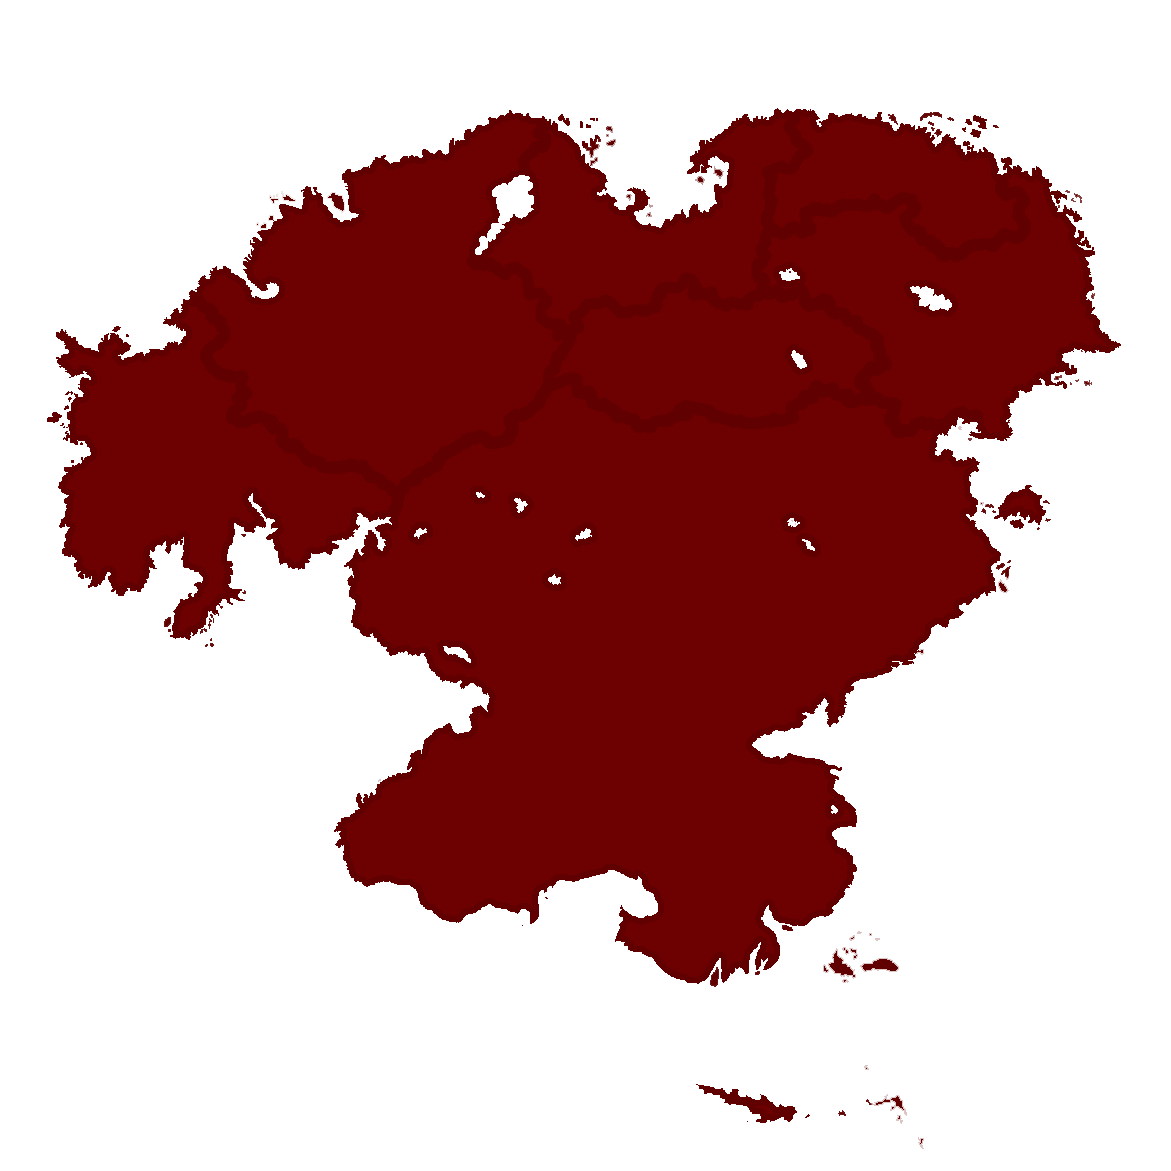
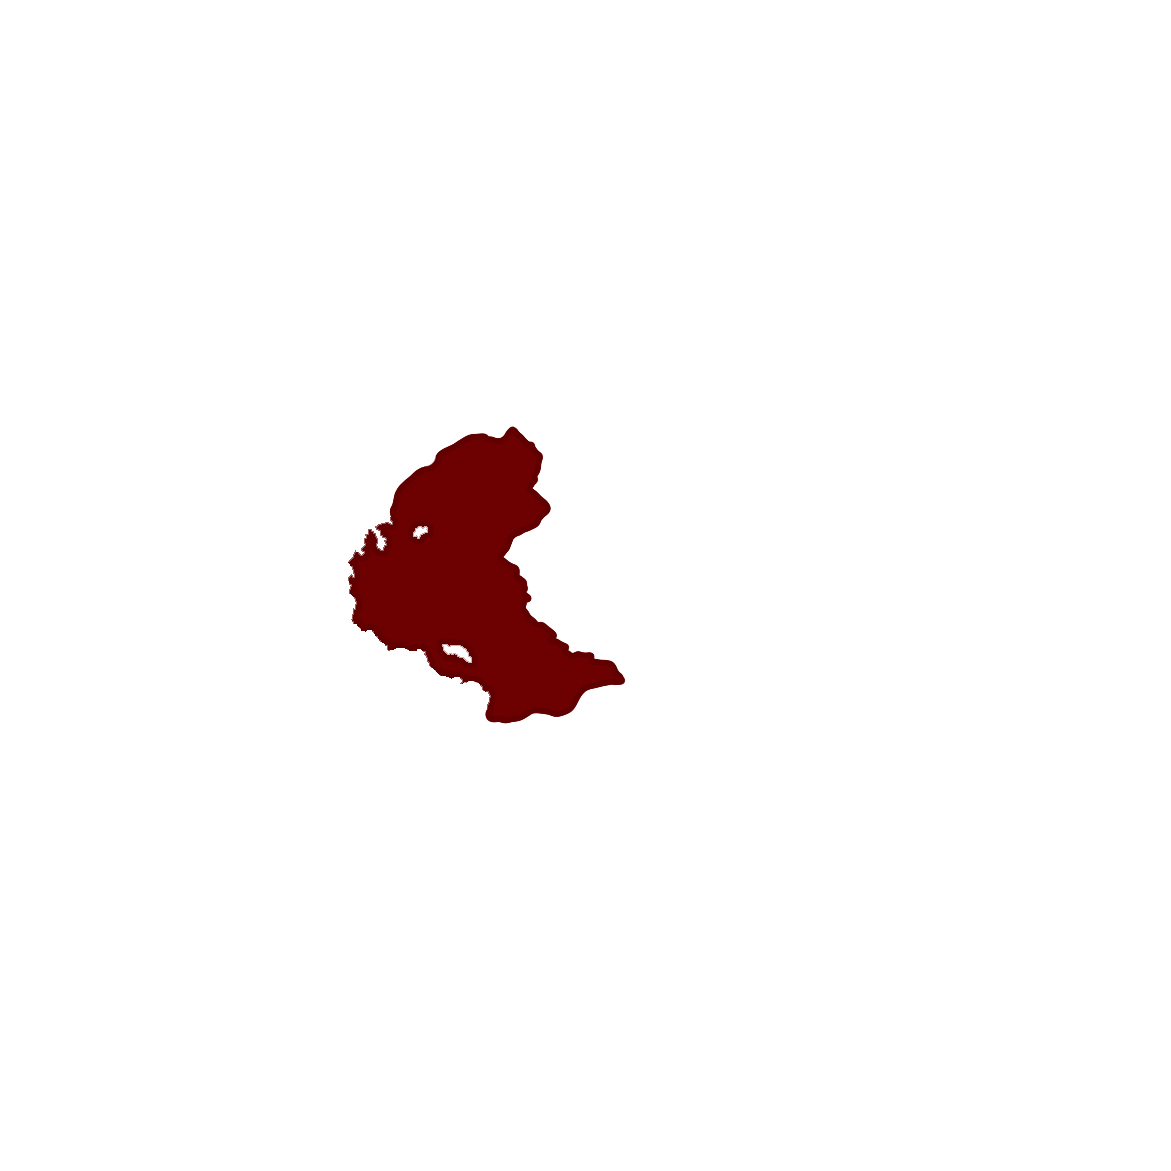
Revision of a layered 1171 × 1171 image; what changed, layer by layer:
hid "STG", painted on it over 334, 376, 1051, 1149
added layer "WEST" in group "Group" over 347, 425, 626, 724
hid "OLE", painted on it over 47, 110, 572, 647
hid "YAK", moved it above "Layer 2", painted on it over 471, 108, 1121, 440
removed layer "PLB" from group "Group" over 471, 108, 809, 337
removed layer "PNG" from group "Group" over 765, 109, 1026, 257
removed layer "GRF" from group "Group" over 756, 157, 1121, 441
renamed "CHN" to "Layer 2", hid it, painted on it over 47, 108, 1121, 1149